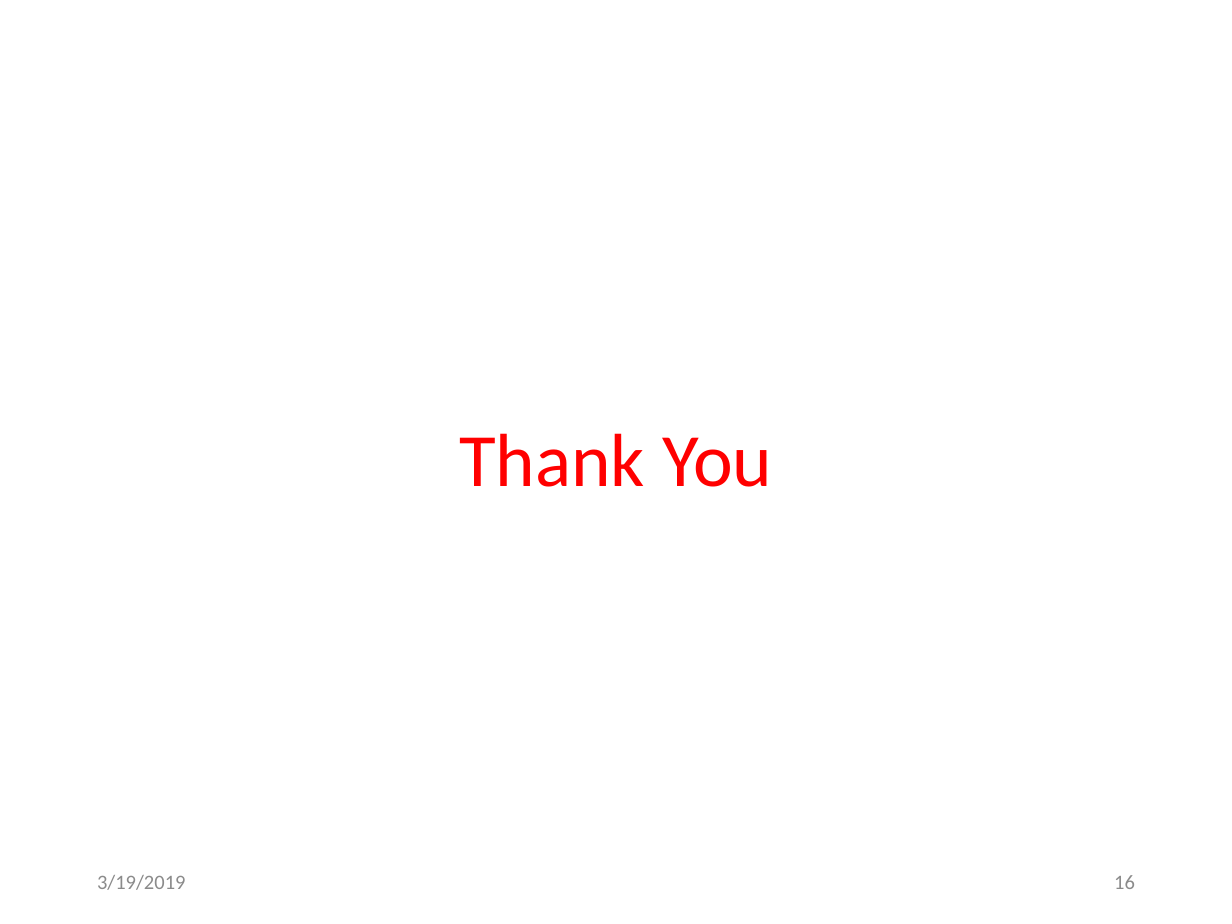
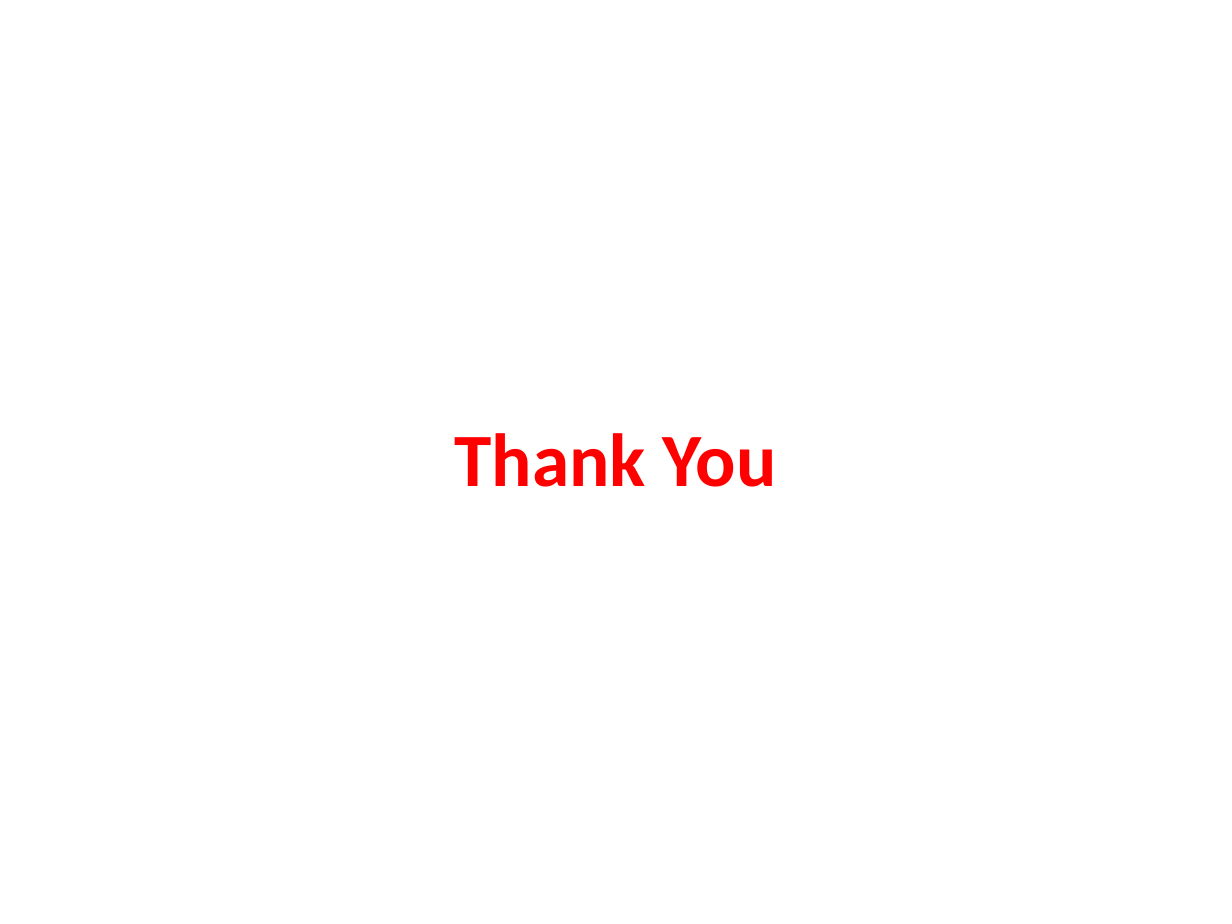
Before and after one commit to GallaPriyanka/routingExpressApp, a slide deck: slide 16 of docs/ws5.pptx. Drawn at 1232x924 pixels with LibreOffice and Linux fonts; fonts in the diff are those of the drawing. Boxes give left, top, right and bottom in pixels: in the first picture for what was removed or moved away, otherwise in the second. Text is boxed around its words. In the diff, an @@ line names an element or a change of style, - is before the commit and + after.

```diff
--- a/docs/ws5.pptx
+++ b/docs/ws5.pptx
@@ title "Thank You" at <box>455,433,777,487</box>: bold on @@
@@ text removed at <box>97,875,186,890</box> @@
-3/19/2019
@@ page number removed at <box>1114,875,1135,889</box> @@
-16
```
Also in this commit, not shown: 15 other slides changed, 4 other files.
